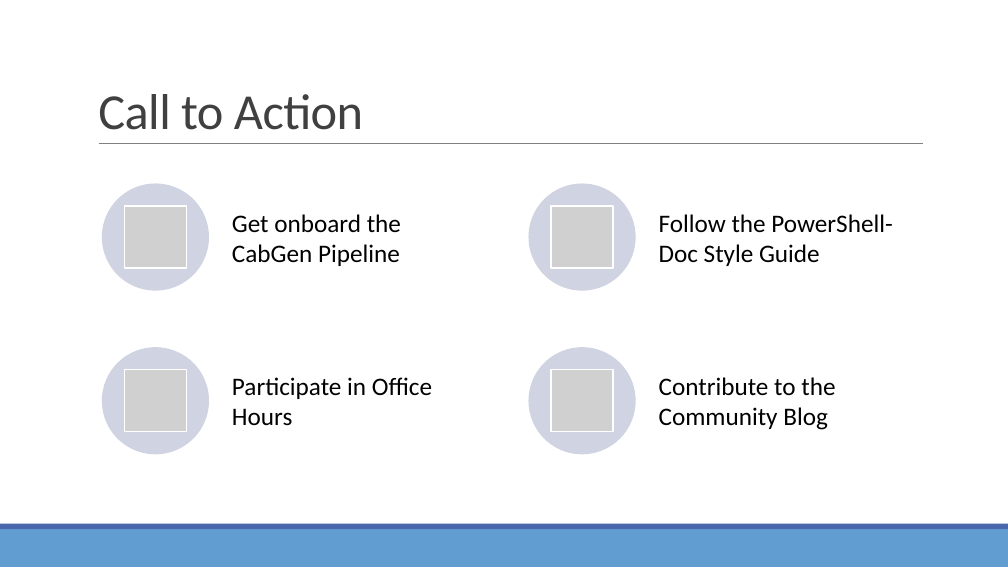
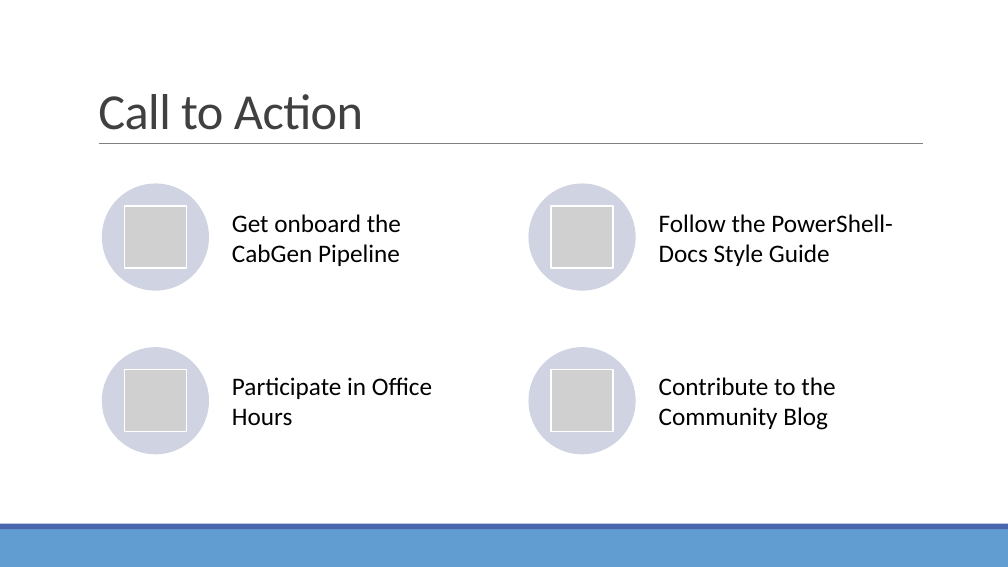
Before and after one commit to sdwheeler/tools-by-sean, a slide deck: slide 7 of Presentations/202101-PS Internal Meetup - Docs Demo.pptx. Drawn at 1008x567 pixels with LibreOffice and Linux fonts; fonts in the diff are those of the drawing; grey boxes stand for pictures. Boxes give left, top, right and bottom in pixels: in the first picture for what was removed or moved away, otherwise in the second. Text is boxed around its words. In the diff, an @@ line names an element or a change of style, - is before the commit and + after.

```diff
--- a/Presentations/202101-PS Internal Meetup - Docs Demo.pptx
+++ b/Presentations/202101-PS Internal Meetup - Docs Demo.pptx
@@ text at <box>659,214,892,266</box>: text changed @@
-Follow the PowerShell-Doc Style Guide
+Follow the PowerShell-Docs Style Guide
```
Also in this commit, not shown: 1 other file.
